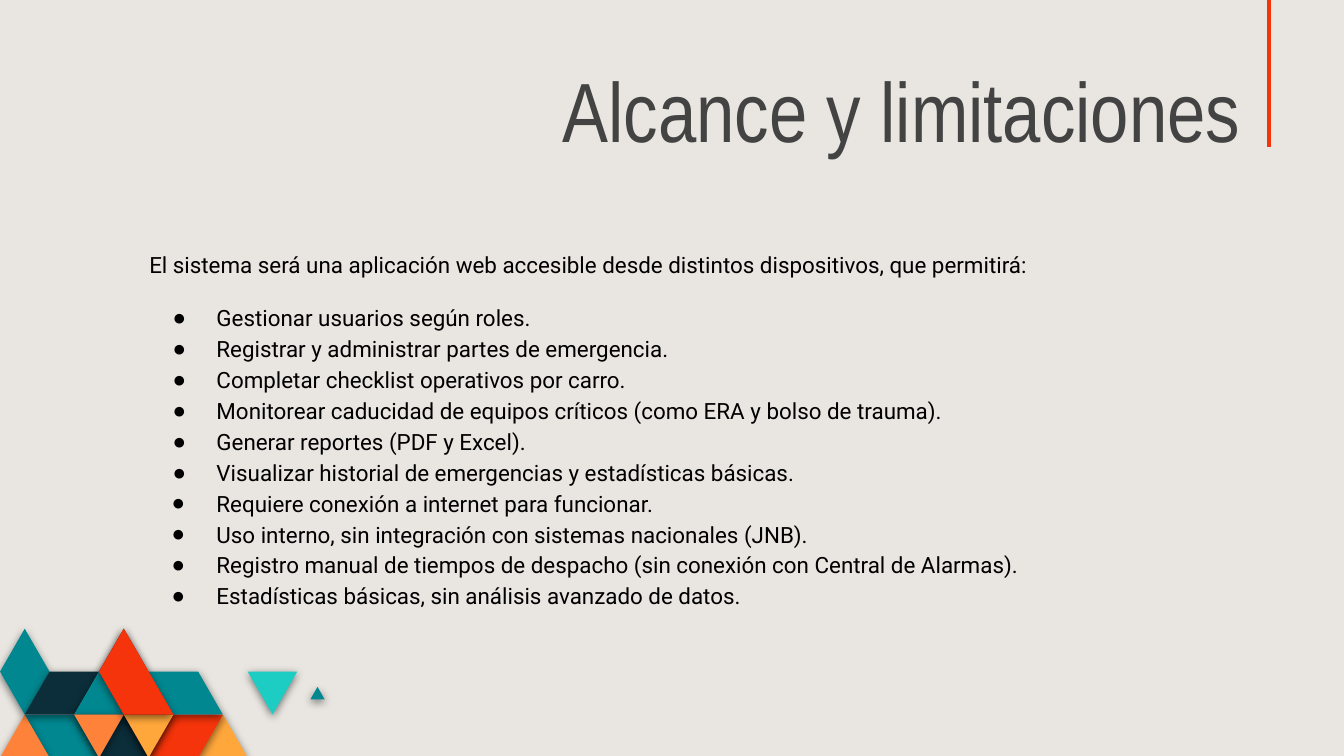
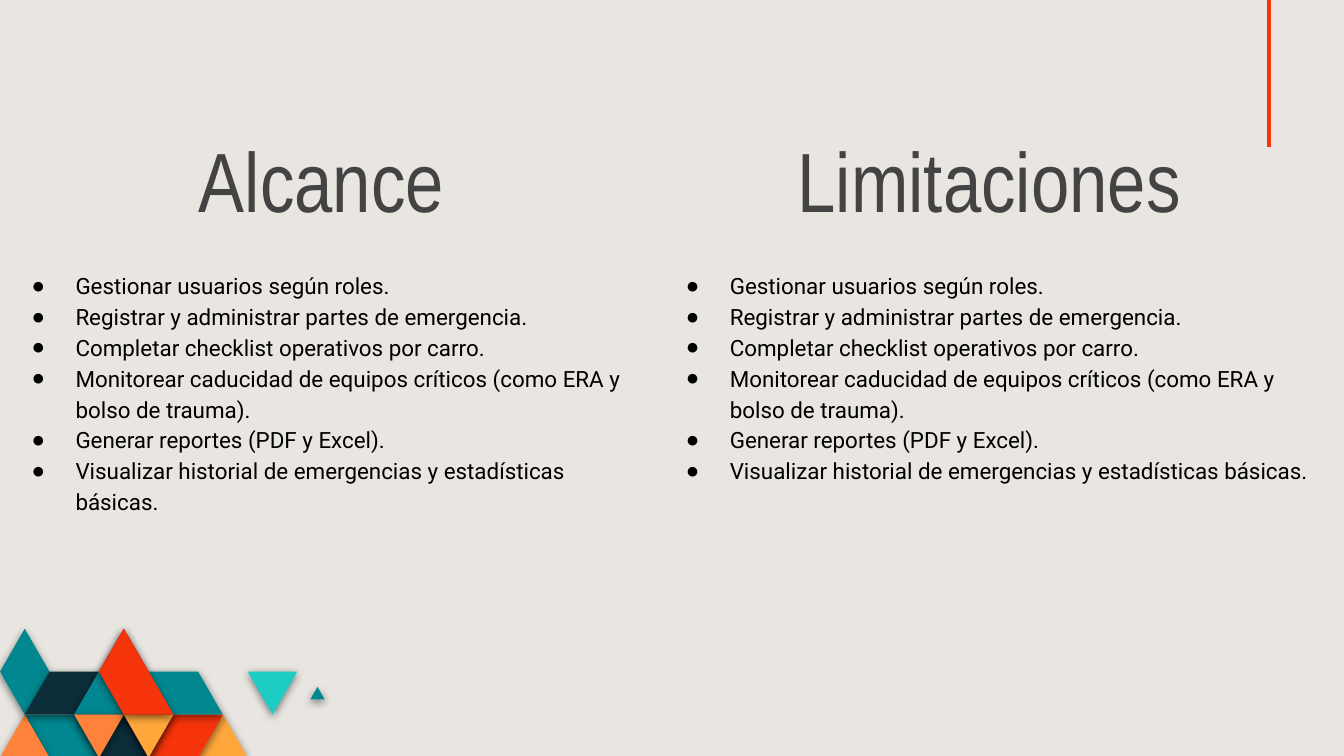
Before and after one commit to DiegoDLS-web/SIDEP, a slide deck: slide 6 of Fase 2/Evidencias Grupales/Presentación.pptx. Drawn at 1344x756 pixels with LibreOffice and Linux fonts; fonts in the diff are those of the drawing. Boxes give left, top, right and bottom in pixels: in the first picture for what was removed or moved away, otherwise in the second. Text is boxed around its words. In the diff, an @@ line names an element or a change of style, - is before the commit and + after.

```diff
--- a/Fase 2/Evidencias Grupales/Presentación.pptx
+++ b/Fase 2/Evidencias Grupales/Presentación.pptx
@@ title at (199,151,444,213): text changed @@
-Alcance y limitaciones
+Alcance
@@ title added at (798,151,1181,213), 45 pt, text #434343 @@
+Limitaciones
@@ subtitle "Gestionar usuarios según roles.": place and size @@
-subtitle "Gestionar usuarios según roles." at (149,256,1027,607)
+subtitle "Gestionar usuarios según roles." at (76,277,620,511)
@@ subtitle at (149,256,1027,278): paragraph removed @@
-El sistema será una aplicación web accesible desde distintos dispositivos, que permitirá:
@@ subtitle added at (730,277,1307,484), 12 pt, text #000000 @@
+● Gestionar usuarios según roles.
+● Registrar y administrar partes de emergencia.
+● Completar checklist operativos por carro.
+● Monitorear caducidad de equipos críticos (como ERA y bolso de trauma).
+● Generar reportes (PDF y Excel).
+● Visualizar historial de emergencias y estadísticas básicas.
@@ subtitle at (216,495,1018,607): paragraphs removed @@
-● Requiere conexión a internet para funcionar.
-● Uso interno, sin integración con sistemas nacionales (JNB).
-● Registro manual de tiempos de despacho (sin conexión con Central de Alarmas).
-● Estadísticas básicas, sin análisis avanzado de datos.
```
Also in this commit, not shown: 1 other slide changed, 15 other files.
